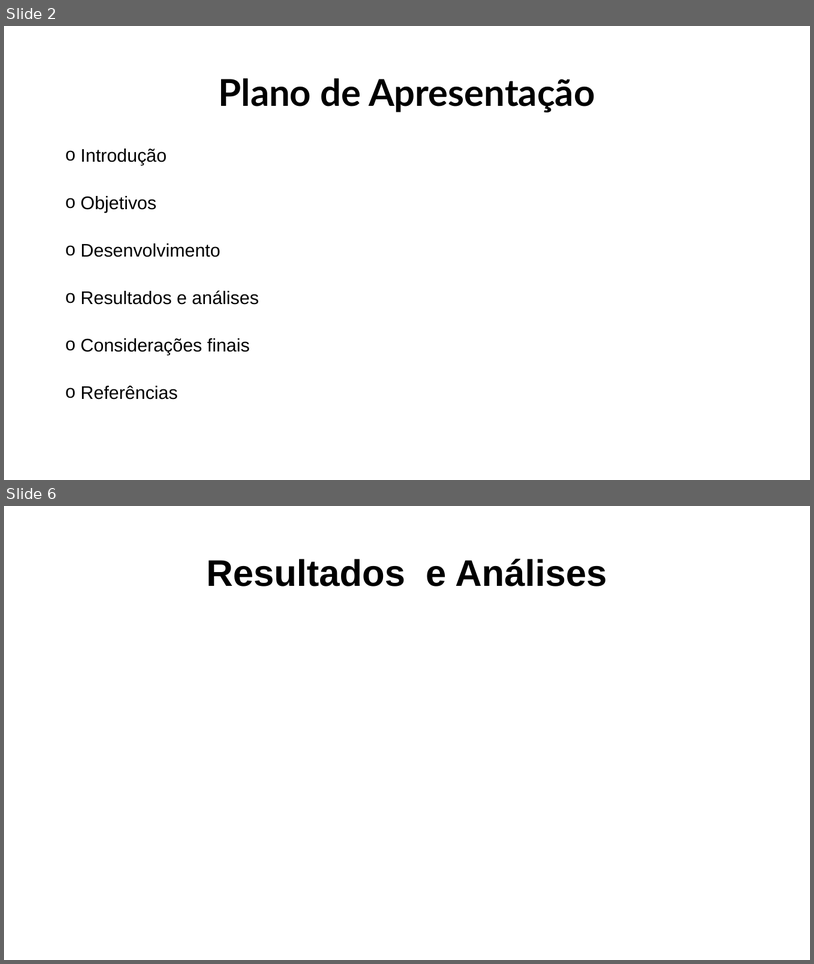
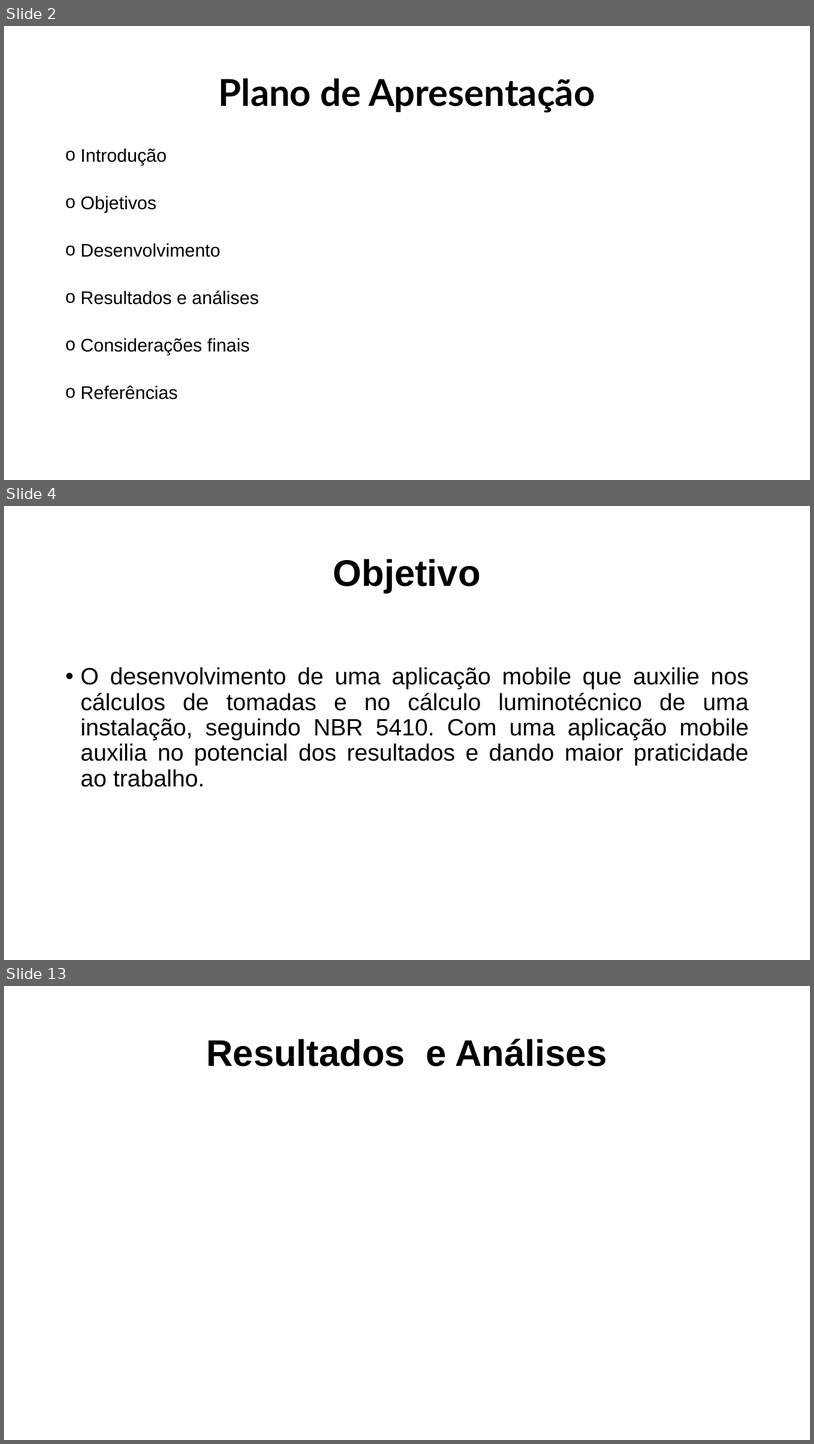
Before and after one commit to GianluccaCampana/Tcc, a slide deck: capa DVD/Modelo de Apresentacao CPS - ETEC ZL.pptx. Shown one above the other, each under a label of ours: slides 2 and 6 before the commit, slides 2, 4 and 13 after it; the slides between them are not shown. The pictures are 814x964 and 814x1444 pixels, drawn with LibreOffice and Linux fonts; fonts in the diff are those of the drawing; background and template pictures are left out. Boxes give left, top, right and bottom in pixels: in the first picture for what was removed or moved away, otherwise in the second. Text is boxed around its words. In the diff, an @@ line names an element or a change of style, - is before the commit and + after.

```diff
--- a/capa DVD/Modelo de Apresentacao CPS - ETEC ZL.pptx
+++ b/capa DVD/Modelo de Apresentacao CPS - ETEC ZL.pptx
@@ slide 4 added at <box>4,506,810,960</box>, background #FFFFFF @@
@@ title added at <box>333,559,481,593</box>, 44 pt, text #000000, bold @@
+Objetivo
@@ text added at <box>81,667,749,787</box>, 28 pt, text #000000 @@
+• O desenvolvimento de uma aplicação mobile que auxilie nos cálculos de tomadas e no cálculo luminotécnico de uma instalação, seguindo NBR 5410. Com uma aplicação mobile auxilia no potencial dos resultados e dando maior praticidade ao trabalho.
@@ what was slide 6 is now slide 13 @@
```
Also in this commit, not shown: 1 slide changed, 11 other slides added, 5 slides removed, 6 other files.
